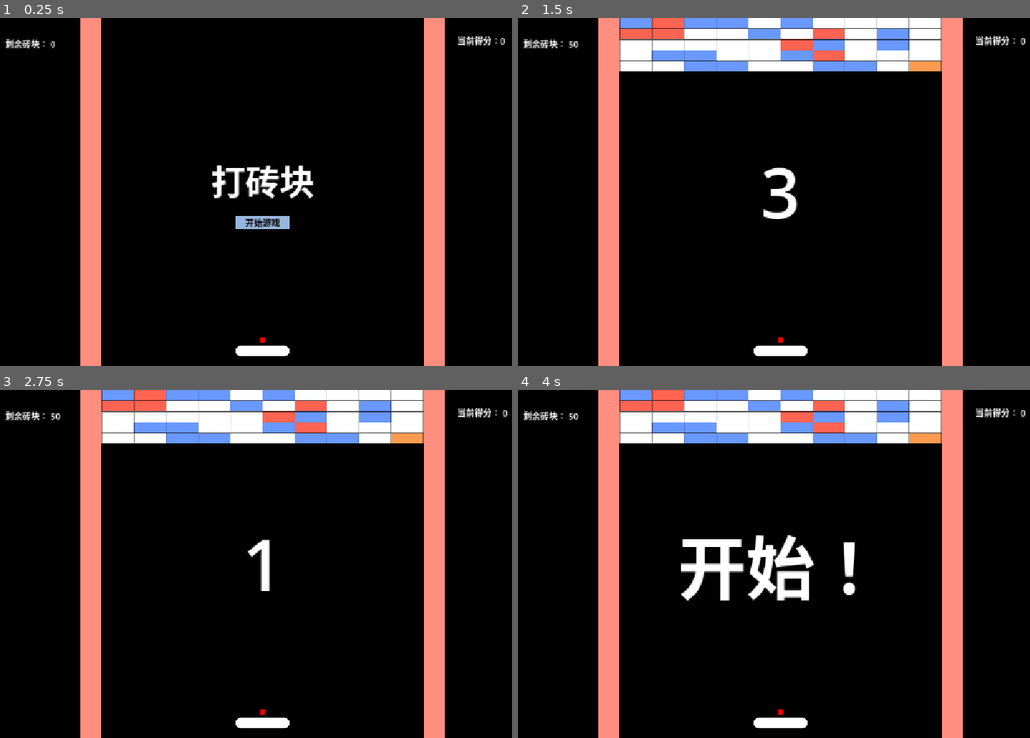
Above: before the commit, frames 1-4 (two rows, left to right).
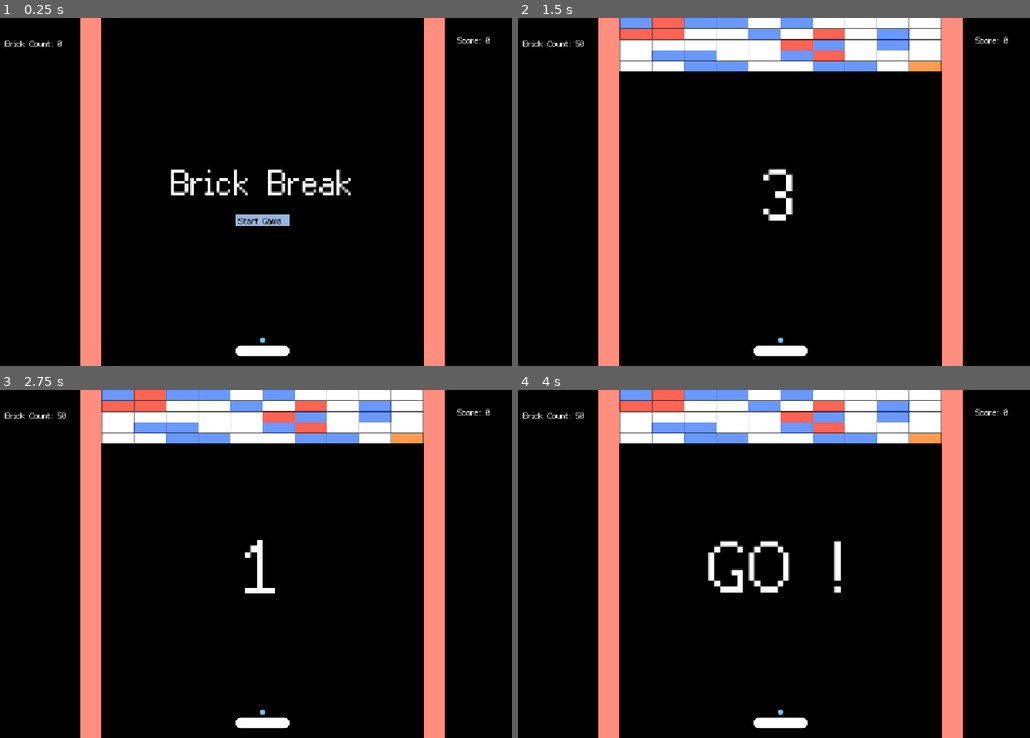
Above: after the commit, the same moments.

Repository: blingbling21/Brick-Break
Game: Godot game, scene res://场景/主场景/main.tscn
Same seed, same stepped clock (60 frames per second), same inputs: the game is played once before the commit and once after it.
Inputs (mouse positions are in pixels of both pictures, inside the frame that each line leads up to):
- Up to frame 1 (0.25 s): no input
- Up to frame 2 (1.5 s): click "开始游戏" (after the commit: "Start Game") at 0.5 s; move the mouse to (917, 174) at 1.27 s; hold Right (ui_right) from 1.28 s (still down)
- Up to frame 3 (2.75 s): move the mouse to (138, 581) at 2.02 s; release Right (ui_right) at 2.03 s; hold Left (ui_left) from 2.03 s (still down)
- Up to frame 4 (4 s): move the mouse to (840, 487) at 2.77 s; release Left (ui_left) at 2.78 s; hold Right (ui_right) from 2.78 s (still down); tap Enter at 3.5 s; move the mouse to (748, 633) at 3.52 s

The runs differ from the first frame. In frame 1, 2.3% of the frame differs, in the area x 0-99%, y 5-94%; in frame 2, 0.8%; in frame 3, 0.8%; in frame 4, 3.5%, in the area x 0-100%, y 5-94%.

Commit message:
feat: 添加多语言、新增DynamicLabel类。完成游戏。

Diff:
--- a/project.godot
+++ b/project.godot
@@ -27,6 +27,14 @@
 
 window/stretch/mode="canvas_items"
 
+[gui]
+
+theme/custom_font="uid://dv62g41e47vln"
+
+[internationalization]
+
+locale/translations=PackedStringArray("res://资产/多语言/多语言.en.translation", "res://资产/多语言/多语言.zh.translation")
+
 [layer_names]
 
 2d_physics/layer_1="墙、死亡区域等"
--- a/场景/主场景/main.gd
+++ b/场景/主场景/main.gd
@@ -6,13 +6,13 @@
 @onready var start_screen: Control = $GUI/开始界面
 @onready var over_screen: Control = $GUI/结束界面
 @onready var countdown_screen: Control = $GUI/倒计时显示
-@onready var countdown_screen_label: Label = $GUI/倒计时显示/Label
-@onready var score_label: Label = $GUI/分数显示/分数
-@onready var brick_count_label: Label = $GUI/分数显示/剩余砖块
-@onready var final_score_label: Label = $GUI/结束界面/HBoxContainer/VBoxContainer/最终分数
+@onready var countdown_screen_label: DynamicLabel = $GUI/倒计时显示/Label
+@onready var score_label: DynamicLabel = $GUI/分数显示/分数
+@onready var brick_count_label: DynamicLabel = $GUI/分数显示/剩余砖块
+@onready var final_score_label: DynamicLabel = $GUI/结束界面/HBoxContainer/VBoxContainer/最终分数
 @onready var brick_area: Node2D = $游戏管理/砖块区域
 @onready var game_world: Node2D = $游戏管理
-@onready var game_over_label: Label = $GUI/结束界面/HBoxContainer/VBoxContainer/Label
+@onready var game_over_label: DynamicLabel = $GUI/结束界面/HBoxContainer/VBoxContainer/Label
 
 # 得分
 var score := 0
@@ -28,6 +28,7 @@
 	start_screen.visible = true
 	over_screen.visible = false
 	countdown_screen.visible = false
+	update_score_display()
 
 # 开始游戏
 func start_game():
@@ -45,7 +46,7 @@
 # 游戏结束
 func game_over():
 	over_screen.visible = true
-	final_score_label.text = "得分： " + str(score)
+	final_score_label.set_data_msg("FINAL_SCORE", [score])
 	game_world.set_deferred("process_mode", Node.PROCESS_MODE_DISABLED)
 	dead_area.set_deferred("monitoring", false)
 
@@ -72,7 +73,7 @@
 		AudioManager.play_countdown_timing()
 		await get_tree().create_timer(1.0).timeout
 
-	countdown_screen_label.text = "开始！"
+	countdown_screen_label.set_msg("COUNTDOWN_TIMEOUT")
 	AudioManager.play_countdown_timeout()
 	await get_tree().create_timer(0.5).timeout
 
@@ -80,12 +81,12 @@
 
 # 更新当前得分显示
 func update_score_display():
-	score_label.text = "当前得分： " + str(score)
-	brick_count_label.text = "剩余砖块： " + str(brick_count)
+	score_label.set_data_msg("SCORE_LABEL", [score])
+	brick_count_label.set_data_msg("BRICK_COUNT", [brick_count])
 
 func _on_死亡区域_body_entered(body: Node2D) -> void:
 	if body.name == "球":
-		game_over_label.text = "游戏结束"
+		game_over_label.set_msg("GAME_OVER")
 		AudioManager.play_game_fail()
 		game_over()
 
@@ -100,7 +101,7 @@
 	brick_count -= 1
 	update_score_display()
 	if brick_count <= 0:
-		game_over_label.text = "WIN !!!"
+		game_over_label.set_msg("GAME_WIN")
 		AudioManager.play_game_win()
 		game_over()
 
--- a/场景/主场景/main.tscn
+++ b/场景/主场景/main.tscn
@@ -1,9 +1,10 @@
-[gd_scene load_steps=25 format=3 uid="uid://bq6upyvxnf8ao"]
+[gd_scene load_steps=27 format=3 uid="uid://bq6upyvxnf8ao"]
 
 [ext_resource type="Script" uid="uid://onhxd1lg8e2w" path="res://场景/主场景/main.gd" id="1_7mycd"]
 [ext_resource type="Script" uid="uid://b28bgdf0e7hht" path="res://场景/主场景/挡板.gd" id="1_ig7tw"]
 [ext_resource type="Script" uid="uid://c376hki3hvlc7" path="res://场景/主场景/球.gd" id="2_0xm2m"]
 [ext_resource type="Script" uid="uid://dcb6vryqclclv" path="res://类/SoundButton.gd" id="2_v0jic"]
+[ext_resource type="Script" uid="uid://blhe1eqdetpr2" path="res://类/DynamicLabel.gd" id="3_7c2yj"]
 [ext_resource type="PackedScene" uid="uid://bhnmdflmi6f1p" path="res://场景/砖块场景/Brick.tscn" id="4_1bvp3"]
 [ext_resource type="Script" uid="uid://cnmdavkf046yp" path="res://场景/主场景/砖块区域.gd" id="4_lquwl"]
 [ext_resource type="Script" uid="uid://da2v14487wh0d" path="res://资源/砖块数据/砖块数据.gd" id="7_dtaj0"]
@@ -49,8 +50,15 @@
 corner_radius_bottom_right = 10
 corner_radius_bottom_left = 10
 
-[sub_resource type="RectangleShape2D" id="RectangleShape2D_ig7tw"]
-size = Vector2(10, 10)
+[sub_resource type="CircleShape2D" id="CircleShape2D_dtaj0"]
+radius = 5.0
+
+[sub_resource type="StyleBoxFlat" id="StyleBoxFlat_n1jnf"]
+bg_color = Color(0.48747635, 0.76234657, 0.93235946, 1)
+corner_radius_top_left = 5
+corner_radius_top_right = 5
+corner_radius_bottom_right = 5
+corner_radius_bottom_left = 5
 
 [sub_resource type="RectangleShape2D" id="RectangleShape2D_0xm2m"]
 size = Vector2(1150, 100)
@@ -61,6 +69,7 @@
 [node name="GUI" type="CanvasLayer" parent="."]
 
 [node name="开始界面" type="Control" parent="GUI"]
+visible = false
 layout_mode = 3
 anchors_preset = 0
 offset_right = 1152.0
@@ -81,7 +90,7 @@
 [node name="Label" type="Label" parent="GUI/开始界面/HBoxContainer/VBoxContainer"]
 layout_mode = 2
 theme_override_font_sizes/font_size = 64
-text = "打砖块"
+text = "GAME_TITLE"
 horizontal_alignment = 1
 vertical_alignment = 1
 
@@ -94,7 +103,7 @@
 theme_override_styles/normal = SubResource("StyleBoxFlat_dtaj0")
 theme_override_styles/pressed = SubResource("StyleBoxFlat_2s7da")
 theme_override_styles/hover = SubResource("StyleBoxFlat_qxhba")
-text = "开始游戏"
+text = "BTN_START"
 script = ExtResource("2_v0jic")
 metadata/_custom_type_script = "uid://dcb6vryqclclv"
 
@@ -120,16 +129,22 @@
 [node name="Label" type="Label" parent="GUI/结束界面/HBoxContainer/VBoxContainer"]
 layout_mode = 2
 theme_override_font_sizes/font_size = 64
-text = "游戏结束"
+text = "GAME_OVER"
 horizontal_alignment = 1
 vertical_alignment = 1
+script = ExtResource("3_7c2yj")
+trans_key = "GAME_OVER"
+metadata/_custom_type_script = "uid://blhe1eqdetpr2"
 
 [node name="最终分数" type="Label" parent="GUI/结束界面/HBoxContainer/VBoxContainer"]
 layout_mode = 2
 theme_override_font_sizes/font_size = 32
-text = "得分：0"
+text = "FINAL_SCORE"
 horizontal_alignment = 1
 vertical_alignment = 1
+script = ExtResource("3_7c2yj")
+trans_key = "FINAL_SCORE"
+metadata/_custom_type_script = "uid://blhe1eqdetpr2"
 
 [node name="重开按钮" type="Button" parent="GUI/结束界面/HBoxContainer/VBoxContainer"]
 custom_minimum_size = Vector2(100, 0)
@@ -140,7 +155,7 @@
 theme_override_styles/normal = SubResource("StyleBoxFlat_7c2yj")
 theme_override_styles/pressed = SubResource("StyleBoxFlat_idkn5")
 theme_override_styles/hover = SubResource("StyleBoxFlat_36gte")
-text = "重开游戏"
+text = "BTN_RESTART"
 script = ExtResource("2_v0jic")
 metadata/_custom_type_script = "uid://dcb6vryqclclv"
 
@@ -156,17 +171,24 @@
 offset_top = 30.0
 offset_right = 1029.0
 offset_bottom = 53.0
-text = "当前得分：0"
+text = "SCORE_LABEL"
+script = ExtResource("3_7c2yj")
+trans_key = "SCORE_LABEL"
+metadata/_custom_type_script = "uid://blhe1eqdetpr2"
 
 [node name="剩余砖块" type="Label" parent="GUI/分数显示"]
 layout_mode = 0
 offset_left = 96.0
 offset_top = 36.0
-offset_right = 186.0
+offset_right = 190.0
 offset_bottom = 59.0
-text = "剩余砖块： 0"
+text = "BRICK_COUNT"
+script = ExtResource("3_7c2yj")
+trans_key = "BRICK_COUNT"
+metadata/_custom_type_script = "uid://blhe1eqdetpr2"
 
 [node name="倒计时显示" type="Control" parent="GUI"]
+visible = false
 layout_mode = 3
 anchors_preset = 8
 anchor_left = 0.5
@@ -191,6 +213,9 @@
 text = "3"
 horizontal_alignment = 1
 vertical_alignment = 1
+script = ExtResource("3_7c2yj")
+trans_key = "COUNTDOWN_TIMEOUT"
+metadata/_custom_type_script = "uid://blhe1eqdetpr2"
 
 [node name="游戏管理" type="Node2D" parent="."]
 
@@ -261,9 +286,9 @@
 script = ExtResource("2_0xm2m")
 
 [node name="CollisionShape2D" type="CollisionShape2D" parent="游戏管理/球"]
-shape = SubResource("RectangleShape2D_ig7tw")
-
-[node name="ColorRect" type="ColorRect" parent="游戏管理/球"]
+shape = SubResource("CircleShape2D_dtaj0")
+
+[node name="Panel" type="Panel" parent="游戏管理/球"]
 anchors_preset = 8
 anchor_left = 0.5
 anchor_top = 0.5
@@ -276,7 +301,7 @@
 grow_horizontal = 2
 grow_vertical = 2
 pivot_offset = Vector2(5, 5)
-color = Color(1, 0, 0, 1)
+theme_override_styles/panel = SubResource("StyleBoxFlat_n1jnf")
 
 [node name="死亡区域" type="Area2D" parent="游戏管理"]
 position = Vector2(576, 740)
--- a/场景/主场景/砖块区域.gd
+++ b/场景/主场景/砖块区域.gd
@@ -30,7 +30,6 @@
 
 # 加权随机返回砖块数据
 func pick_brick_data_weighted(total_weight: float) -> BrickData:
-	print("pick_brick_data_weighted total_weight: ", total_weight)
 	var roll = randf() * total_weight
 	var current_weight = 0
 	for data in brick_data_res:
--- /dev/null
+++ b/类/DynamicLabel.gd
@@ -0,0 +1,41 @@
+@tool
+
+class_name DynamicLabel extends Label
+
+@export var trans_key: String = "":
+	set(value):
+		trans_key = value
+		update_text()
+
+# 显示的动态数据
+var data: Array = [0]
+var current_key: String = ""
+
+func _ready() -> void:
+	current_key = trans_key
+
+# 设置文本
+func set_msg(key: String):
+	current_key = key
+	data = []
+	update_text()
+
+# 设置动态数据
+func set_data_msg(key: String, args: Array):
+	current_key = key
+	data = args
+	update_text()
+
+# 更新文本
+func update_text():
+	if current_key.is_empty():
+		return
+	if data.is_empty():
+		text = tr(current_key)
+	else:
+		text = tr(current_key) % data
+
+# 发生语言更改时触发文本自动翻译
+func _notification(what: int) -> void:
+	if what == NOTIFICATION_TRANSLATION_CHANGED:
+		update_text()
--- /dev/null
+++ b/资产/多语言/多语言.csv
@@ -0,0 +1,10 @@
+keys,en,zh
+GAME_TITLE,Brick Break,打砖块
+BTN_START,Start Game ,开始游戏
+BTN_RESTART,Restart ,重新开始
+GAME_WIN,You Win ! ! !,你赢了！！！
+GAME_OVER,Game Over,游戏结束
+SCORE_LABEL,Score: %s ,得分： %s
+BRICK_COUNT,Brick Count: %s,砖块数量： %s
+FINAL_SCORE,Final Score: %s,最终得分： %s
+COUNTDOWN_TIMEOUT,GO !,开始！
Binary file added: 字体/ark-pixel-12px-proportional-zh_cn.otf
Not shown, added: 字体/ark-pixel-12px-proportional-zh_cn.otf.import
Not shown, added: 类/DynamicLabel.gd.uid
Not shown, added: 资产/多语言/多语言.csv.import
Binary file added: 资产/多语言/多语言.en.translation
Binary file added: 资产/多语言/多语言.zh.translation
